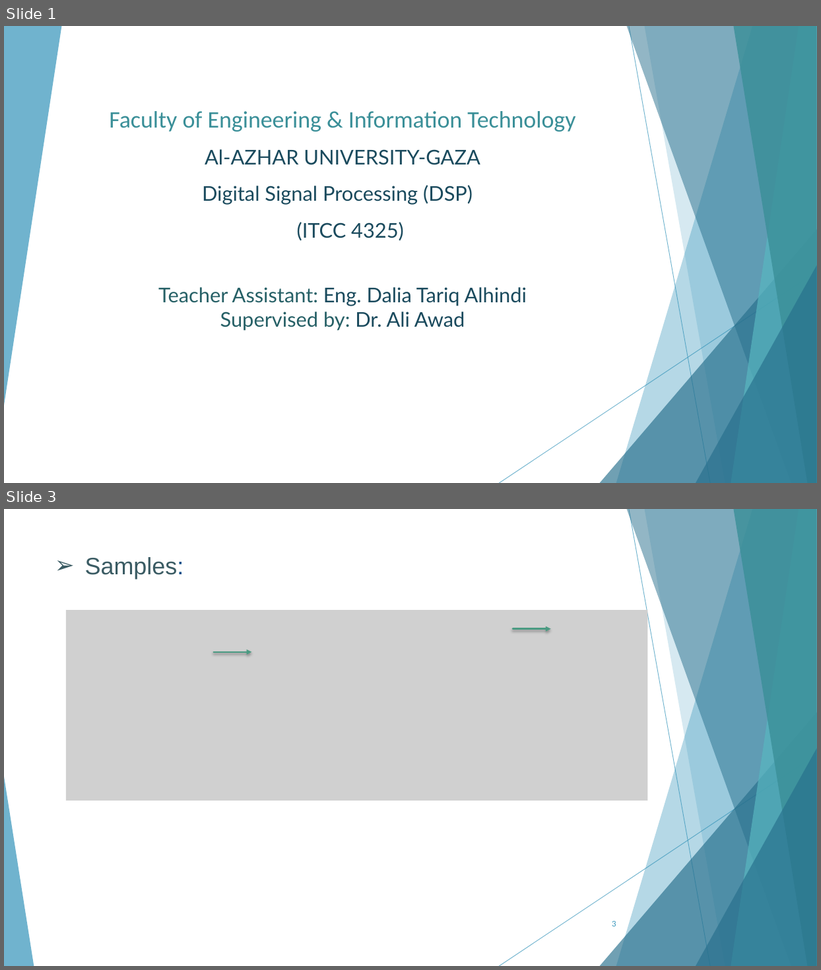
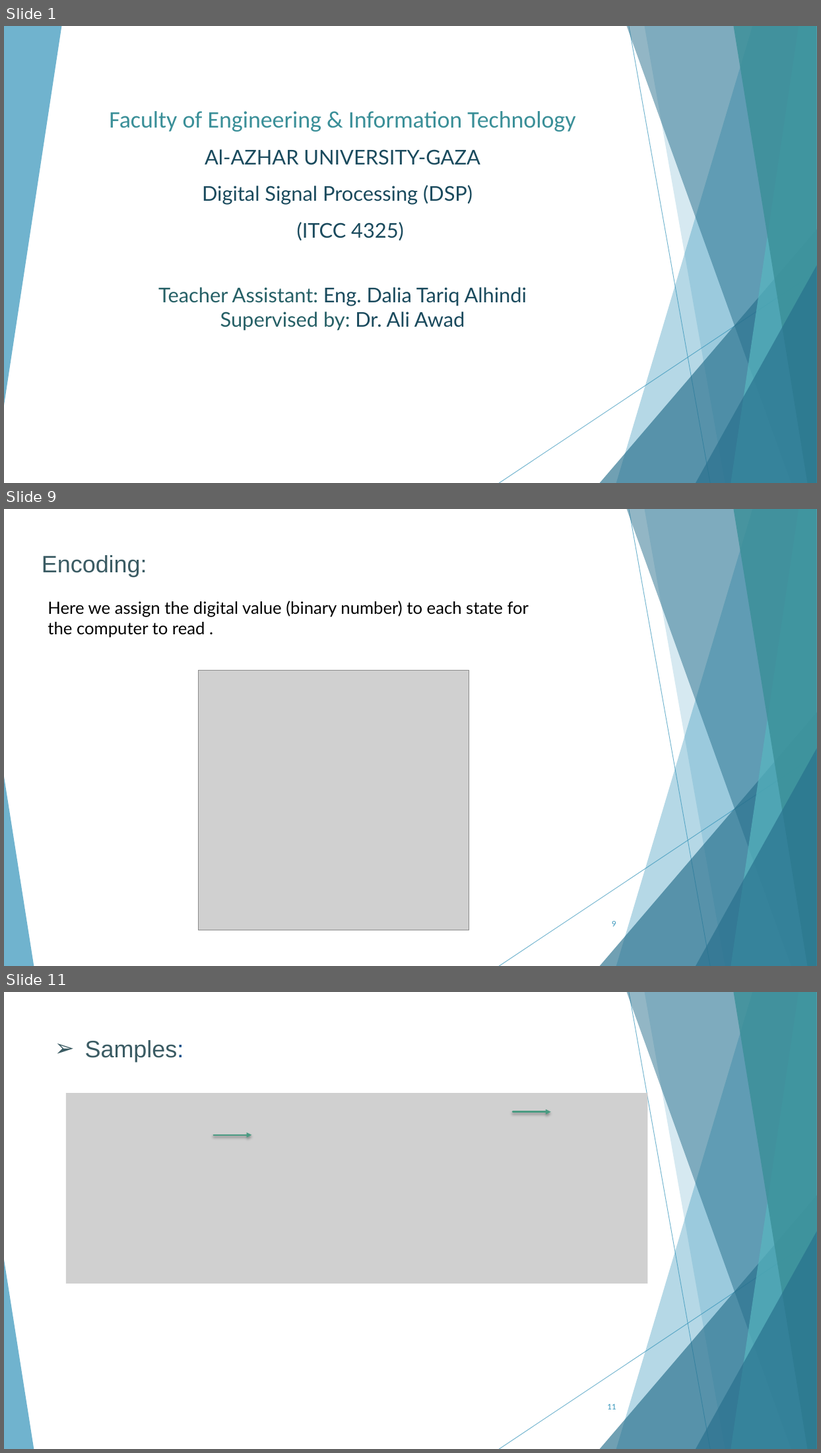
Before and after one commit to AhMjOU/DSP2, a slide deck: lec2.pptx. Shown one above the other, each under a label of ours: slides 1 and 3 before the commit, slides 1, 9 and 11 after it; the slides between them are not shown. The pictures are 821x970 and 821x1453 pixels, drawn with LibreOffice and Linux fonts; fonts in the diff are those of the drawing; grey boxes stand for pictures. Boxes give left, top, right and bottom in pixels: in the first picture for what was removed or moved away, otherwise in the second. Text is boxed around its words. In the diff, an @@ line names an element or a change of style, - is before the commit and + after.

```diff
--- a/lec2.pptx
+++ b/lec2.pptx
@@ slide 9 added at bbox=[4, 509, 817, 966], background #FFFFFF; not listed: 10 template elements that a slide beside it also shows @@
@@ text added at bbox=[42, 555, 147, 577], 28 pt, text #3A5B63 @@
+Encoding:
@@ text added at bbox=[48, 601, 529, 638], 20 pt, text #000000 @@
+Here we assign the digital value (binary number) to each state for
+the computer to read .
@@ picture added at bbox=[199, 670, 469, 931] @@
@@ page number added at bbox=[612, 921, 616, 927], 9 pt, text #3494BA @@
+9
@@ what was slide 3 is now slide 11 @@
@@ page number at bbox=[607, 1404, 616, 1410]: text changed @@
-3
+11
```
Also in this commit, not shown: 4 slides changed, 7 other slides added, 12 slides removed, 8 other files.
